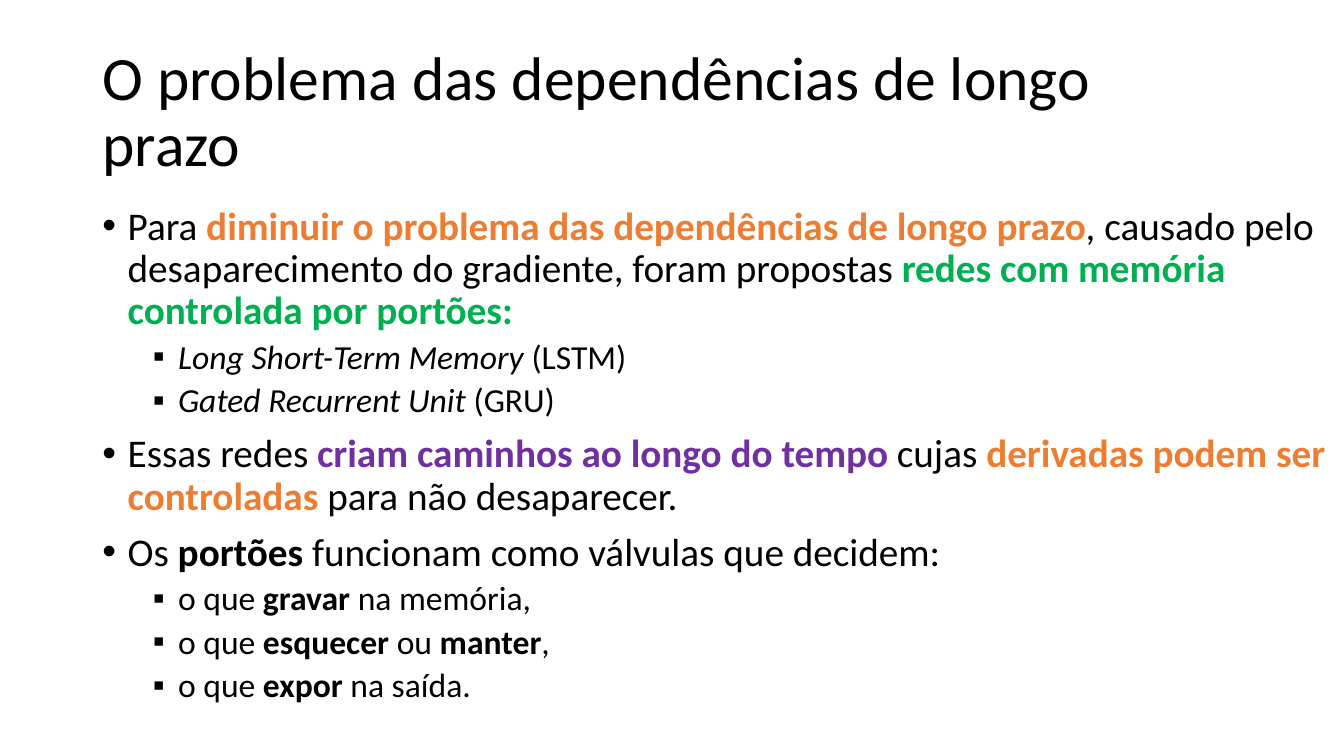
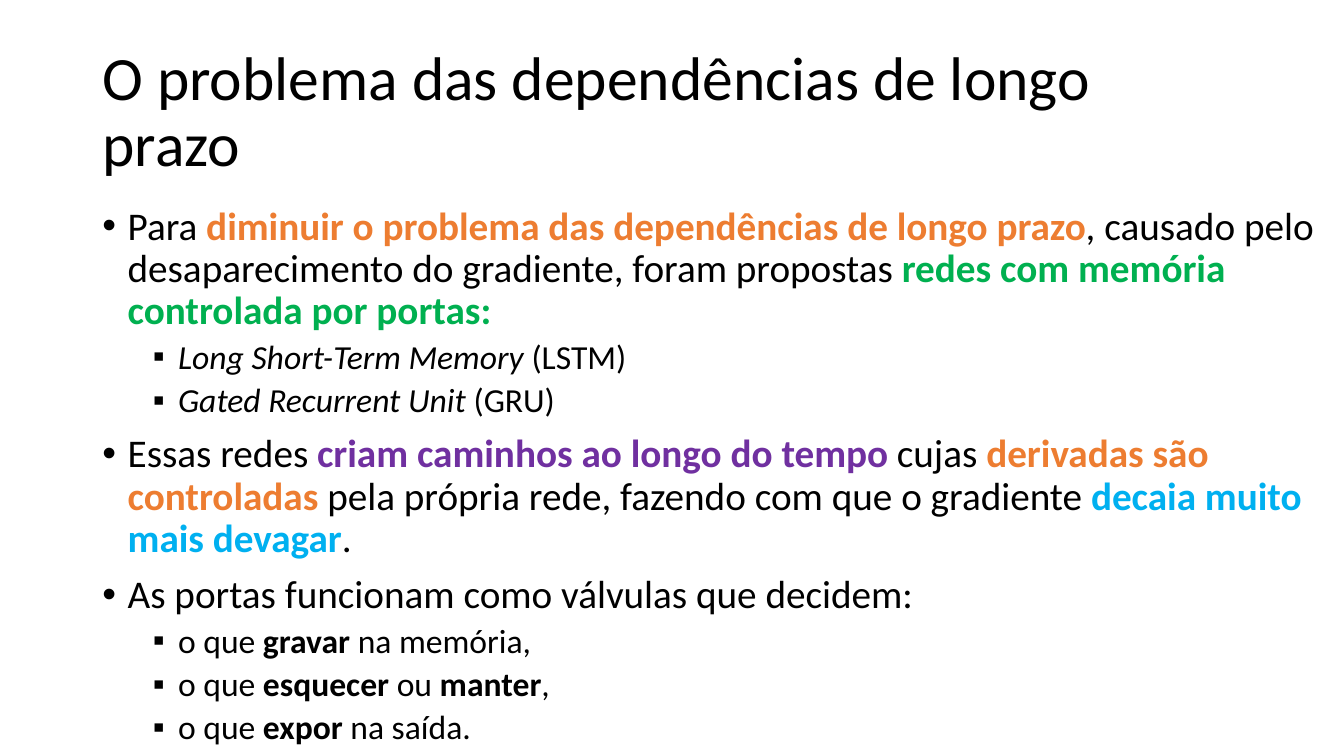
Before and after one commit to zz4fap/c24_inteligencia_artificial, a slide deck: slide 40 of slides/C24_RNN.pptx. Drawn at 1344x756 pixels with LibreOffice and Linux fonts; fonts in the diff are those of the drawing. Boxes give left, top, right and bottom in pixels: in the first picture for what was removed or moved away, otherwise in the second. Text is boxed around its words. In the diff, an @@ line names an element or a change of style, - is before the commit and + after.

```diff
--- a/slides/C24_RNN.pptx
+++ b/slides/C24_RNN.pptx
@@ text at <box>128,212,1314,330</box>: text changed @@
-• Para diminuir o problema das dependências de longo prazo, causado pelo desaparecimento do gradiente, foram propostas redes com memória controlada por portões:
+• Para diminuir o problema das dependências de longo prazo, causado pelo desaparecimento do gradiente, foram propostas redes com memória controlada por portas:
@@ text at <box>128,439,1302,615</box>: text changed @@
-• Essas redes criam caminhos ao longo do tempo cujas derivadas podem ser controladas para não desaparecer.
-• Os portões funcionam como válvulas que decidem:
+• Essas redes criam caminhos ao longo do tempo cujas derivadas são controladas pela própria rede, fazendo com que o gradiente decaia muito mais devagar.
+• As portas funcionam como válvulas que decidem:
```
Also in this commit, not shown: 13 other slides changed, 1 slide added, 1 other file.
